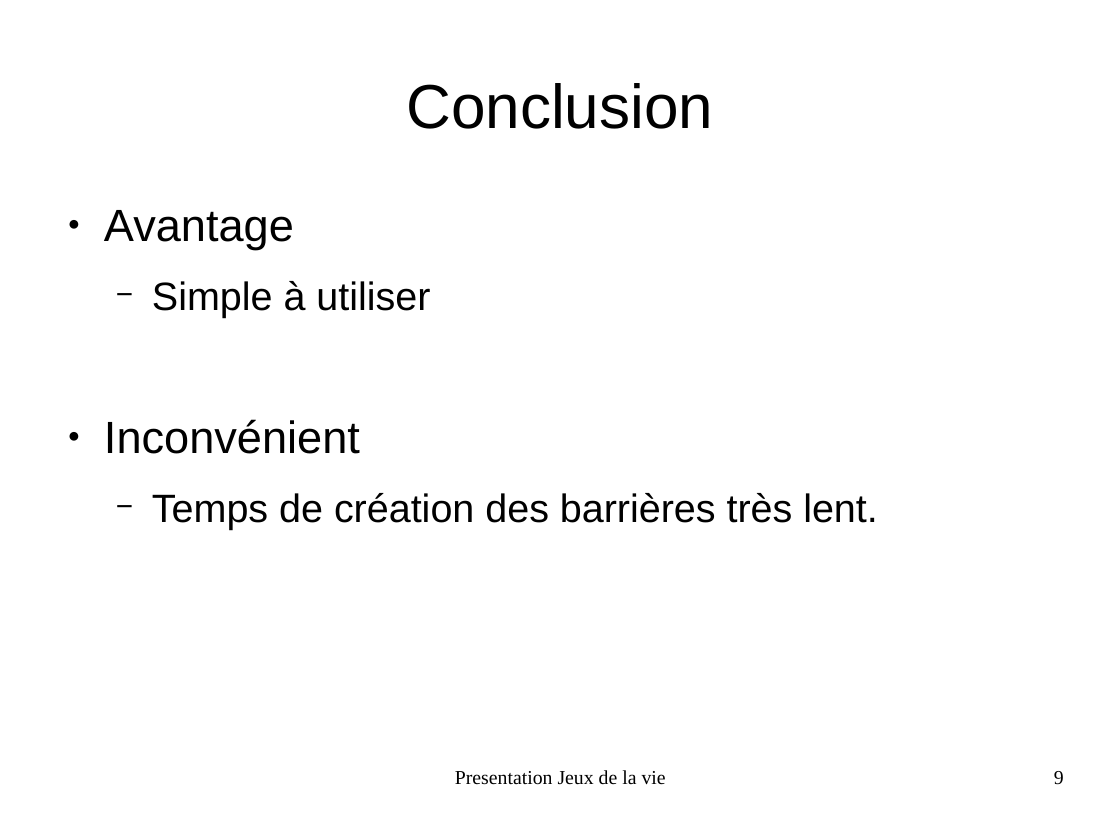
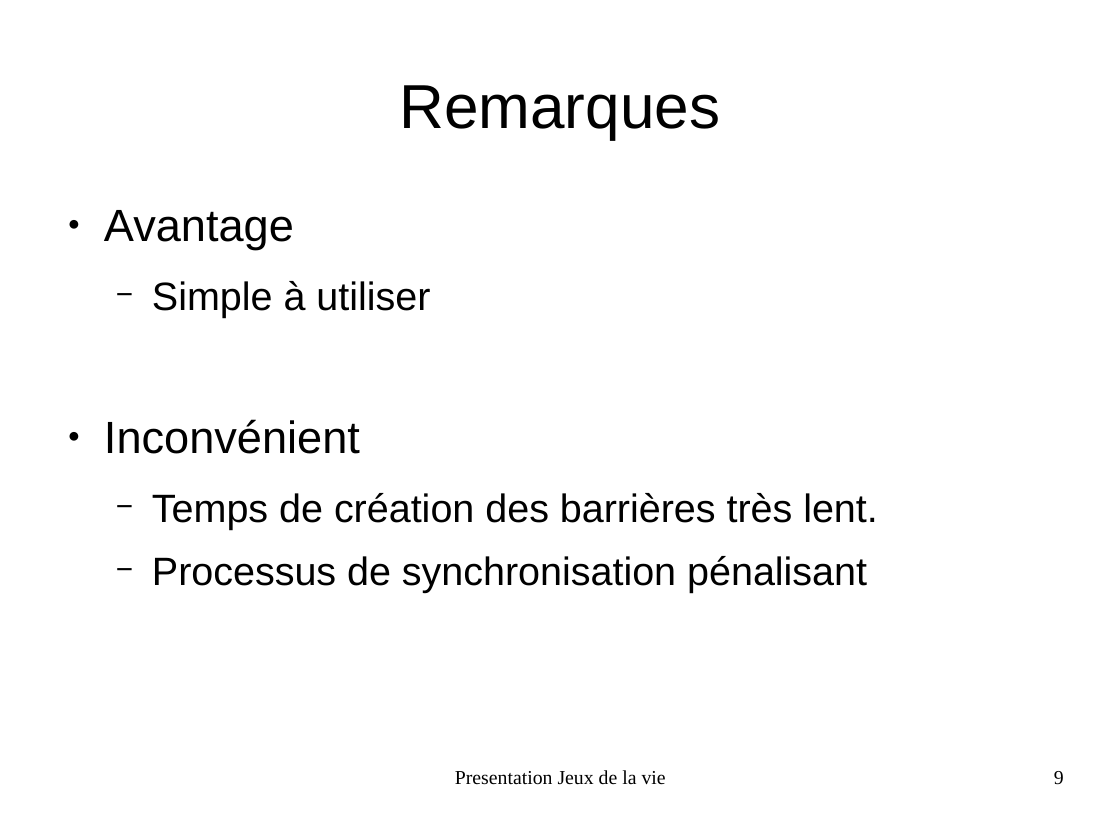
Before and after one commit to FabienInspiron/lifegame, a slide deck: slide 9 of Rapport/Presentation.odp. Drawn at 1120x840 pixels with LibreOffice and Linux fonts; fonts in the diff are those of the drawing. Boxes give left, top, right and bottom in pixels: in the first picture for what was removed or moved away, otherwise in the second. Text is boxed around its words. In the diff, an @@ line names an element or a change of style, - is before the commit and + after.

```diff
--- a/Rapport/Presentation.odp
+++ b/Rapport/Presentation.odp
@@ title at (399, 85, 720, 139): text changed @@
-Conclusion
+Remarques
@@ text at (152, 556, 867, 593): paragraph added @@
+  − Processus de synchronisation pénalisant
```
Also in this commit, not shown: 9 other slides changed, 1 slide removed, 1 other file.
